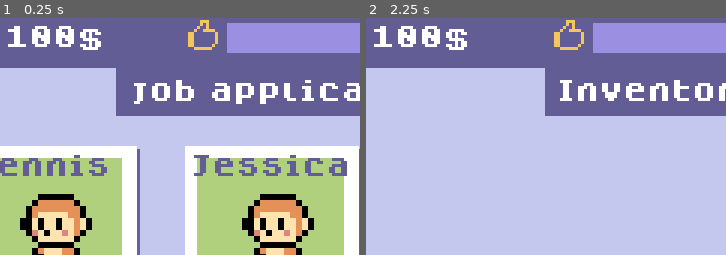
Above: before the commit, frames 1-2 (left to right).
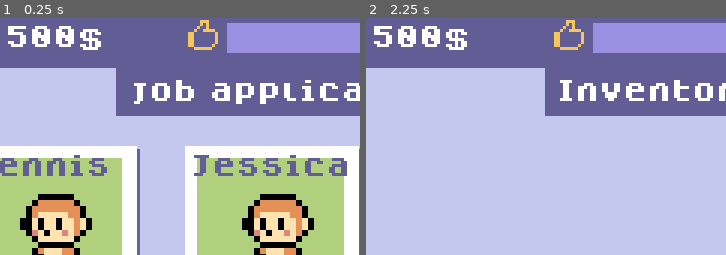
Above: after the commit, the same moments.

Repository: Milchreis/Mascot-Management
Game: Godot game, scene res://scenes/MainScene.tscn
The game is run twice, just before and just after one commit, with the same random seed, the same clock (stepped at 60 frames per second) and the same inputs.
Inputs:
- Up to frame 1 (0.25 s): no input
- Up to frame 2 (2.25 s): click "inv" at 0.5 s; click "j.a." at 1.25 s; click "inv" at 2 s
The pictures show only the part of the screen within x 9-59%, y 1-51%; the shares and areas given below are measured in that part.

The runs differ from the first frame. In frame 1, 0.3% of the frame differs, in the area x 2-8%, y 3-13%; in frame 2, 0.3%.

Commit message:
Training and fire implemented

Diff:
--- a/scenes/MainScene.tscn
+++ b/scenes/MainScene.tscn
@@ -38,10 +38,6 @@
 [node name="MainScene" type="Node2D"]
 script = ExtResource( 3 )
 
-[node name="DayTimer" type="Timer" parent="."]
-wait_time = 10.0
-autostart = true
-
 [node name="Desk" parent="." instance=ExtResource( 1 )]
 script = ExtResource( 4 )
 
@@ -198,10 +194,10 @@
 texture_progress = ExtResource( 10 )
 nine_patch_stretch = true
 
-[connection signal="timeout" from="DayTimer" to="." method="onDayIsOver"]
 [connection signal="pressed" from="Desk/JobApplication/Header/Button" to="." method="onOpenInventory"]
 [connection signal="select" from="Desk/Inventory" to="." method="onOpenMascotDetails"]
 [connection signal="pressed" from="Desk/Inventory/Header/Button" to="." method="onOpenJobApplication"]
+[connection signal="close" from="Desk/MascotDetails" to="." method="onMascotFire"]
 [connection signal="pressed" from="Desk/MascotDetails/Header/Button" to="." method="onOpenInventory"]
 [connection signal="pressed" from="Desk/MascotDetails/Train" to="Desk/MascotDetails" method="onTraining"]
 [connection signal="pressed" from="Desk/MascotDetails/Fire" to="Desk/MascotDetails" method="onFire"]
--- a/scripts/GameModel.gd
+++ b/scripts/GameModel.gd
@@ -1,10 +1,28 @@
 extends Node
 class_name GameModel
 
-export(int) var balance = 100
+export(int) var balance = 500
 export(int) var passedDays = 0
+export(float) var dayDurationInSeconds = 10.0
 
 export(Array) var employees = []
+
+var dayTimer := Timer.new()
+
+func _ready() -> void:
+	dayTimer.connect("timeout", self, "onDayIsOver")
+	dayTimer.autostart = true
+	dayTimer.wait_time = dayDurationInSeconds
+	add_child(dayTimer)
+
+func onDayIsOver() -> void:
+	passedDays+=1
+	print("Days over ", passedDays)
+	updateEmployees()
+
+
+func getDayProgress() -> float:
+	return 1 - (dayTimer.time_left / dayTimer.wait_time)
 
 func getClientSatisfaction() -> float:
 	var count:int = 0
@@ -18,6 +36,16 @@
 	if count == 0: return 0.0
 	else: return sum / count
 
-func doSalaryPayment() -> void:
+func updateEmployees() -> void:
 	for employee in employees:
+		# salary
 		balance -= employee.salaryPerDay
+		employee.updateTraining()
+
+func fire(mascot:Mascot) -> void:
+	employees.erase(mascot)
+	balance -= floor(mascot.salaryPerDay * getDayProgress())
+
+func startTraining(mascot:Mascot) -> void:
+	mascot.startTraining()
+	balance -= mascot.training_price
--- a/scripts/MainScene.gd
+++ b/scripts/MainScene.gd
@@ -3,9 +3,9 @@
 var GameModel = load("res://scripts/GameModel.gd")
 var model:GameModel = GameModel.new()
 
-onready var start_time = OS.get_ticks_msec()
+func _ready():
+	add_child(model)
 
-func _ready():
 	$Desk.model = model
 	$Desk/JobApplication.model = model
 	$Desk/Inventory.model = model
@@ -16,14 +16,6 @@
 
 func _process(_delta):
 	pass
-
-func onDayIsOver() -> void:
-	model.passedDays+=1
-	print("Days over " + str(model.passedDays))
-	model.doSalaryPayment()
-
-func getDayProgress() -> float:
-	return 1 - ($DayTimer.time_left / $DayTimer.wait_time)
 
 func onOpenInventory():
 	$Desk/JobApplication.onClose()
@@ -39,3 +31,6 @@
 	$Desk/Inventory.onClose()
 	$Desk/JobApplication.onClose()
 	$Desk/MascotDetails.onOpen(mascot)
+
+func onMascotFire():
+	onOpenInventory()
--- a/scripts/Mascot.gd
+++ b/scripts/Mascot.gd
@@ -15,10 +15,32 @@
 var client_satisfaction:float = 0
 var jobs:int = 0
 
+var in_training := false
+var in_training_days := 0
+var training_price := 50
+var training_duration := 1
+
 # TODO:
 #  - salary depending on properties
 
-func _to_string():
+func startTraining() -> void:
+	print("Training started for ", nickname)
+	in_training = true
+
+func updateTraining() -> void:
+	if in_training == false: return
+	in_training_days+=1
+
+	if in_training_days > training_duration:
+		print("Training ended for ", nickname)
+		in_training = false
+		in_training_days = 0
+
+		reliable = min(reliable + rand_range(0.0, 1.0), 5)
+		crazy = min(crazy + rand_range(0.0, 1.0), 5)
+		xp += 1
+
+func _to_string() -> String:
 	return (
 		"nickname="+nickname +
 		", crazy="+str(crazy) +
--- a/scripts/MascotDetails.gd
+++ b/scripts/MascotDetails.gd
@@ -1,9 +1,11 @@
 extends Control
+signal close
 
 var Polaroid = preload("res://scenes/Polaroid.tscn")
 
 var model:GameModel
 var employee:Mascot
+var polaroid:Node
 
 func _process(_delta):
 	if employee:
@@ -12,17 +14,19 @@
 func onOpen(mascot:Mascot):
 	visible = true
 	employee = mascot
-	var polaroid = Polaroid.instance()
+	polaroid = Polaroid.instance()
 	polaroid.mascot = mascot
 	polaroid.rect_position = Vector2(10, 27)
 	add_child(polaroid)
 
 func onClose():
 	visible = false
+	if polaroid:
+		remove_child(polaroid)
 
 func onTraining():
-	pass # Replace with function body.
-
+	model.startTraining(employee)
 
 func onFire():
-	pass # Replace with function body.
+	model.fire(employee)
+	emit_signal("close")
--- a/scripts/Polaroid.gd
+++ b/scripts/Polaroid.gd
@@ -15,14 +15,19 @@
 	$pic/Sprite.texture = load(mascot.spriteImage)
 	$salary.text = str(mascot.salaryPerDay) + "$/d"
 	$name.text = mascot.nickname
-	setStats($StatsPanel/crazyPosition, mascot.crazy)
-	setStats($StatsPanel/reliabPosition, mascot.reliable)
-	setStats($StatsPanel/xpPosition, mascot.xp)
-	print(mascot.to_string())
+
+	createStats($StatsPanel/crazyPosition, mascot.crazy)
+	createStats($StatsPanel/reliabPosition, mascot.reliable)
+	createStats($StatsPanel/xpPosition, mascot.xp)
 
 func _process(_delta):
 	$StatsPanel.visible = showStats
 	$name.visible = showName
+
+	if showStats:
+		setStats($StatsPanel/crazyPosition, mascot.crazy)
+		setStats($StatsPanel/reliabPosition, mascot.reliable)
+		setStats($StatsPanel/xpPosition, mascot.xp)
 
 ## temporary mouse input for hiring mascots
 func _input(event):
@@ -30,13 +35,17 @@
 		if event.pressed:
 			emit_signal("select", mascot)
 
-func setStats(positionNode, propertyValue):
+func createStats(positionNode, propertyValue):
 	for n in range(0, 5):
 		var stat = Sprite.new()
-
 		if n < int(propertyValue):stat.texture = dotFilled
 		else: stat.texture = dotEmpty
-
 		stat.position = positionNode.position
 		stat.position.x += n * (stat.texture.get_width()+1)
 		positionNode.add_child(stat)
+
+func setStats(positionNode, propertyValue):
+	for n in range(0, 5):
+		var stat:Sprite = positionNode.get_children()[n]
+		if n < int(propertyValue):stat.texture = dotFilled
+		else: stat.texture = dotEmpty
